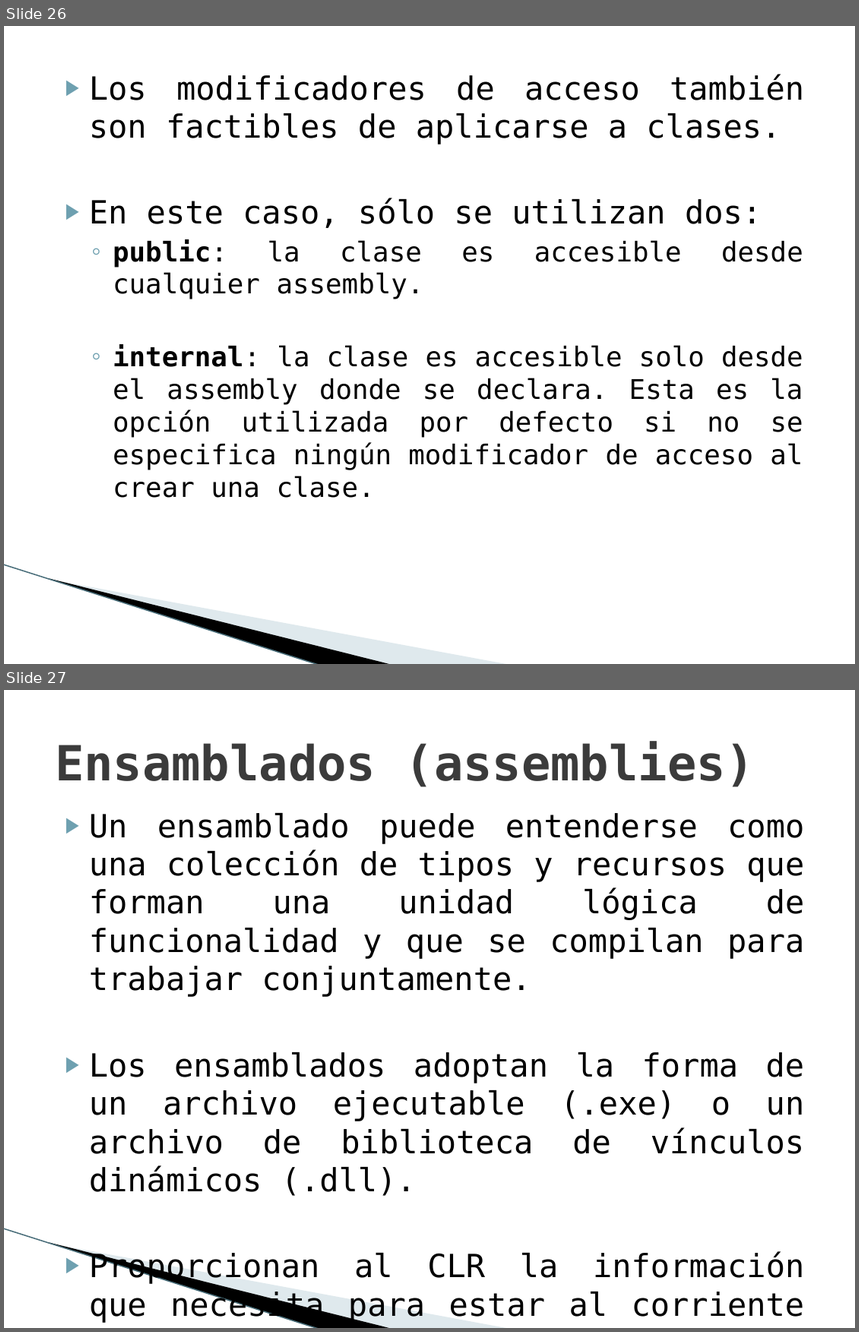
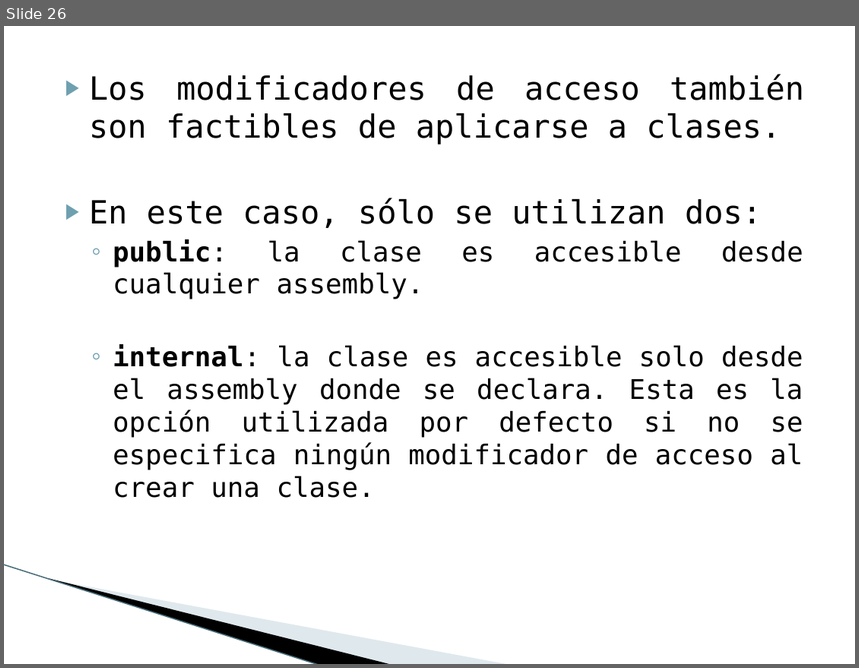
Before and after one commit to maxilovera/net-basics, a slide deck: 9- Introducción a POO (2)/9- Introducción a POO (2).pptx. Shown one above the other, each under a label of ours: slides 26 and 27 before the commit, slide 26 after it. The pictures are 859x1332 and 859x668 pixels, drawn with LibreOffice and Linux fonts; fonts in the diff are those of the drawing; background and template pictures are left out. Boxes give left, top, right and bottom in pixels: in the first picture for what was removed or moved away, otherwise in the second. Text is boxed around its words. In the diff, an @@ line names an element or a change of style, - is before the commit and + after.

```diff
--- a/9- Introducción a POO (2)/9- Introducción a POO (2).pptx
+++ b/9- Introducción a POO (2)/9- Introducción a POO (2).pptx
@@ slide 27 removed at bbox=[4, 690, 855, 1328], background #FFFFFF; not listed: 3 template elements that a slide beside it also shows @@
@@ title removed at bbox=[55, 742, 756, 787] @@
-Ensamblados (assemblies)
@@ text removed at bbox=[89, 813, 805, 1323] @@
-▶ Un ensamblado puede entenderse como una colección de tipos y recursos que forman una unidad lógica de funcionalidad y que se compilan para trabajar conjuntamente.
-▶ Los ensamblados adoptan la forma de un archivo ejecutable (.exe) o un archivo de biblioteca de vínculos dinámicos (.dll).
-▶ Proporcionan al CLR la información que necesita para estar al corriente de las implementaciones de tipos.
```
Also in this commit, not shown: 2 slides changed, 10 other slides removed, 1 other file.
